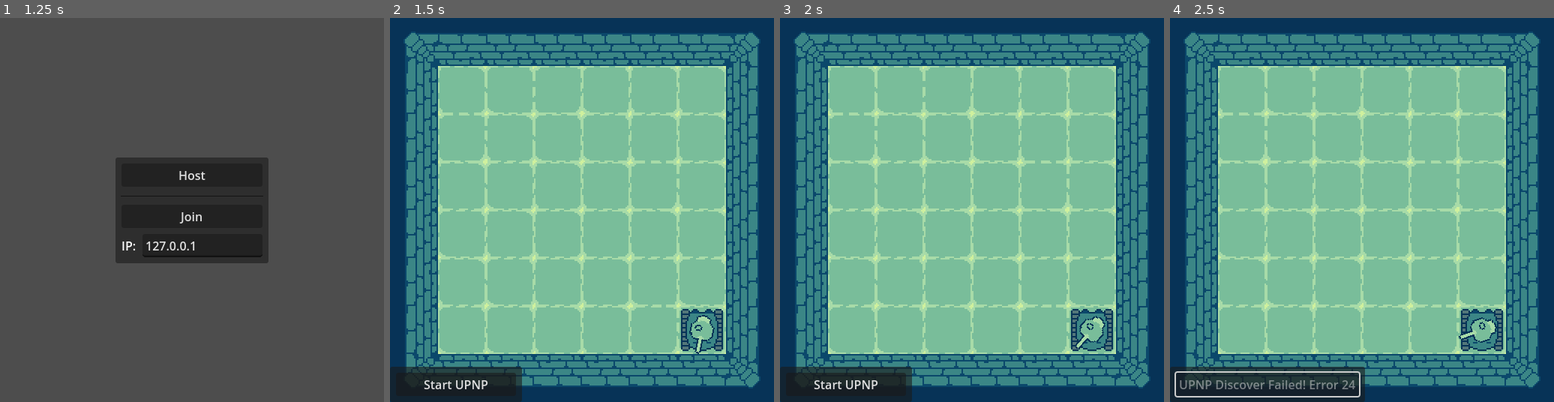
Above: before the commit, frames 1-4 (left to right).
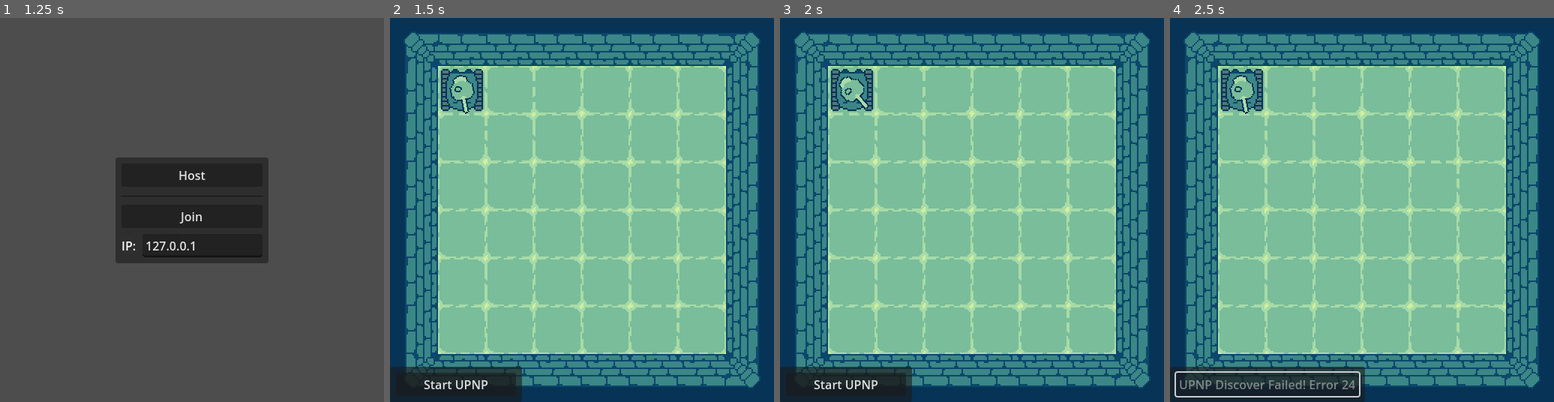
Above: after the commit, the same moments.

Repository: Mo-BiuS/SchroudWalker
Game: Godot game, scene res://Node/Root.tscn
Same seed, same stepped clock (60 frames per second), same inputs: the game is played once before the commit and once after it.
Inputs (mouse positions are in pixels of both pictures, inside the frame that each line leads up to):
- Up to frame 1 (1.25 s): tap Enter at 0.5 s; move the mouse to (276, 190) at 0.52 s; hold D (turnRight) from 0.53 s (still down)
- Up to frame 2 (1.5 s): release D (turnRight) at 1.25 s; click "Host" at 1.25 s
- Up to frame 3 (2 s): no input
- Up to frame 4 (2.5 s): click "Start UPNP" at 2 s

Frame 1 is identical in both runs. In frame 2, 1.9% of the frame differs, in the area x 13-87%, y 13-88%; in frame 3, 1.9%; in frame 4, 1.9%.

Commit message:
As long as playerCount < 5, will not spawn on each others

Diff:
--- a/Node/Arena.gd
+++ b/Node/Arena.gd
@@ -1,4 +1,22 @@
 class_name Arena extends TileMap
 
+@onready var players:Node2D = $"../Players"
+const SPAWN_DIST = 32
+
 func getValidPlayerPos()->Vector2:
-	return get_children().pick_random().position*2
+	var list:Array = get_children()
+	list.shuffle()
+
+	var rep:Vector2 = list[0].position
+	while(!isValid(list[0].position)):
+		list.remove_at(0)
+		rep = list[0].position
+
+	return rep
+
+func isValid(pos:Vector2)->bool:
+	for i in players.get_children():
+		print(sqrt(pow(pos.x-i.position.x,2)+pow(pos.y-i.position.y,2)))
+		if(sqrt(pow(pos.x-i.position.x,2)+pow(pos.y-i.position.y,2)) < SPAWN_DIST):
+			return false
+	return true
--- a/Node/Player.tscn
+++ b/Node/Player.tscn
@@ -54,7 +54,8 @@
 
 [node name="Player" type="CharacterBody2D"]
 texture_filter = 1
-scale = Vector2(2, 2)
+collision_layer = 2
+collision_mask = 3
 script = ExtResource("1_gpsg4")
 
 [node name="CollisionShape2D" type="CollisionShape2D" parent="."]
--- a/Node/SchroudWalker.gd
+++ b/Node/SchroudWalker.gd
@@ -10,7 +10,6 @@
 func addPlayer(id:int):
 	var player:Player = playerClass.instantiate()
 	player.id = id;
-	print(str(id) + " " + str(player.id))
 	player.position = arena.getValidPlayerPos()
 	players.add_child(player,true)
 
--- a/Node/SchroudWalker.tscn
+++ b/Node/SchroudWalker.tscn
@@ -302,6 +302,7 @@
 sources/0 = SubResource("TileSetAtlasSource_7f5fd")
 
 [node name="SchroudWalker" type="Node2D"]
+scale = Vector2(2, 2)
 script = ExtResource("1_xm06m")
 
 [node name="MenuServer" parent="." instance=ExtResource("2_4xym1")]
@@ -309,7 +310,6 @@
 
 [node name="Arena" type="TileMap" parent="."]
 texture_filter = 1
-scale = Vector2(2, 2)
 tile_set = SubResource("TileSet_x2wqx")
 format = 2
 layer_0/tile_data = PackedInt32Array(458759, 196608, 3, 393223, 196608, 2, 327687, 196608, 1, 262151, 196608, 1, 196615 …(1025 unchanged characters)…
--- a/project.godot
+++ b/project.godot
@@ -18,6 +18,7 @@
 
 window/size/viewport_width=512
 window/size/viewport_height=512
+window/size/resizable=false
 
 [input]
 
